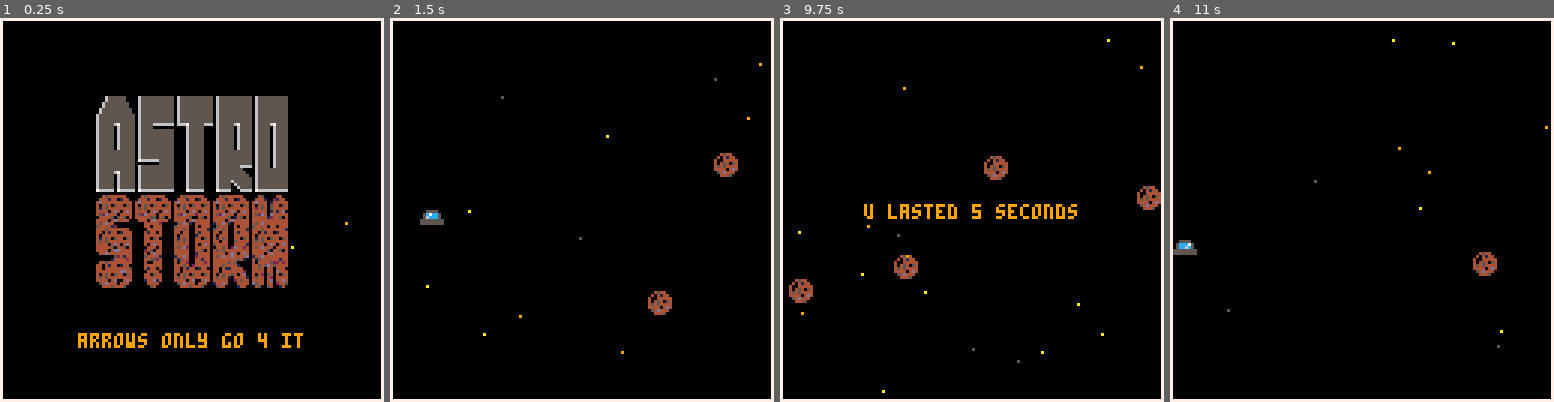
Above: before the commit, frames 1-4 (left to right).
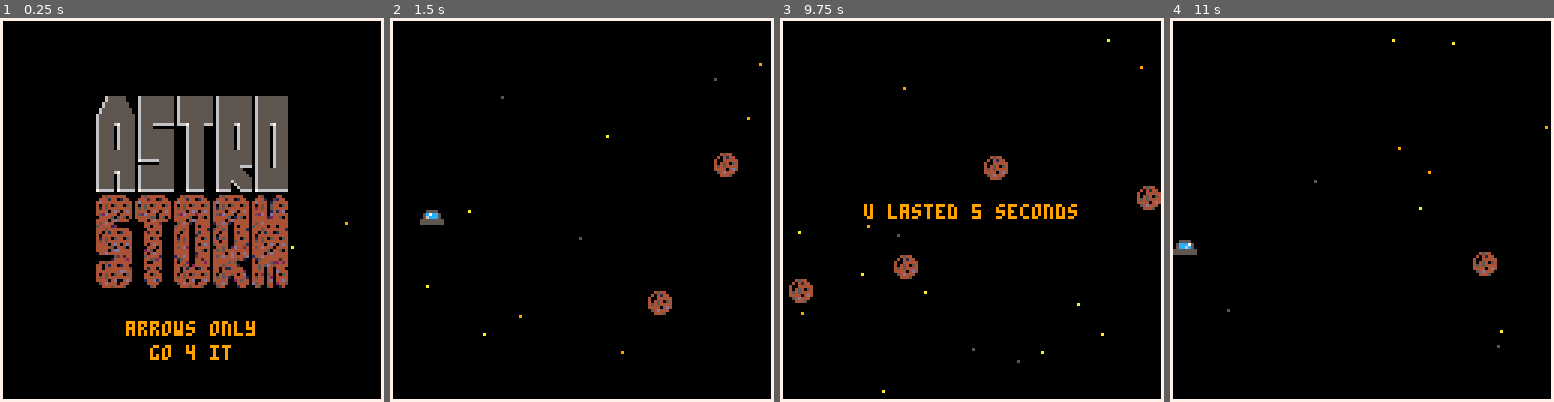
Above: after the commit, the same moments.

Repository: evenbrenden/astrostorm
Game: PICO-8 cartridge astrostorm.p8
The game is run twice, just before and just after one commit, with the same random seed, the same clock (stepped at 60 frames per second) and the same inputs.
Inputs:
- Up to frame 1 (0.25 s): no input
- Up to frame 2 (1.5 s): tap X (X key) at 0.33, 1.07 s; tap O (Z key) at 0.7 s
- Up to frame 3 (9.75 s): hold Right 1.6-2.1 s; tap O (Z key) every 0.4 s from 1.7 to 9.7 s; tap X (X key) every 1.12 s from 1.85 to 9.67 s; hold Up 2.15-2.42 s; hold Right 2.47-3.03 s; hold Left 3.08-3.58 s; hold Down 3.63-3.97 s; hold Right 4.02-4.68 s; hold Up 4.73-5.03 s; hold Left 5.08-5.68 s; hold Down 5.73-6.03 s; hold Right 6.08-6.58 s; hold Right 6.63-7.13 s; hold Up 7.18-7.45 s; hold Right 7.5-8.07 s; hold Left 8.12-8.62 s; hold Down 8.67-9 s; hold Right 9.05-9.72 s
- Up to frame 4 (11 s): hold Up 9.77-10.07 s; tap O (Z key) at 10.1, 10.5, 10.9 s; hold Left 10.12-10.72 s; hold Down from 10.77 s (still down); tap X (X key) at 10.78 s

The runs differ from the first frame. In frame 1, 1.6% of the frame differs, in the area x 20-79%, y 78-90%; in frame 2, nothing differs; in frame 3, less than 0.1%; in frame 4, nothing differs.

Commit message:
Update title

Diff:
--- a/astrostorm.p8
+++ b/astrostorm.p8
@@ -42,8 +42,10 @@
     local vertical_offset = 26
     spr(64, 32, vertical_offset, 8, 8)
     spr(72, 32, 32 + vertical_offset, 8, 8)
-    local msg = "arrows only go 4 it"
-    print(msg, 64 - 2*#msg, 79 + vertical_offset, 9)
+    local text1 = "arrows only"
+    local text2 = "go 4 it"
+    print(text1, 64 - 2*#text1, 75 + vertical_offset, 9)
+    print(text2, 64 - 2*#text2, 83 + vertical_offset, 9)
 end
 
 function draw_objects()
Not shown, changed: the thumbnail (__label__) section of astrostorm.p8
Not shown, changed: astrostorm.png
